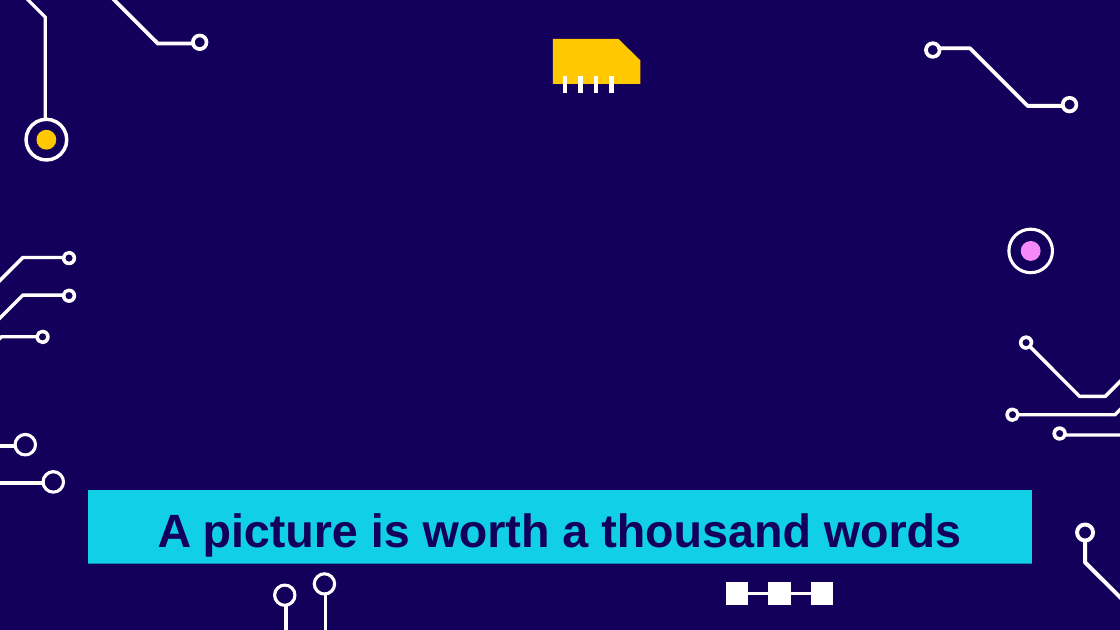
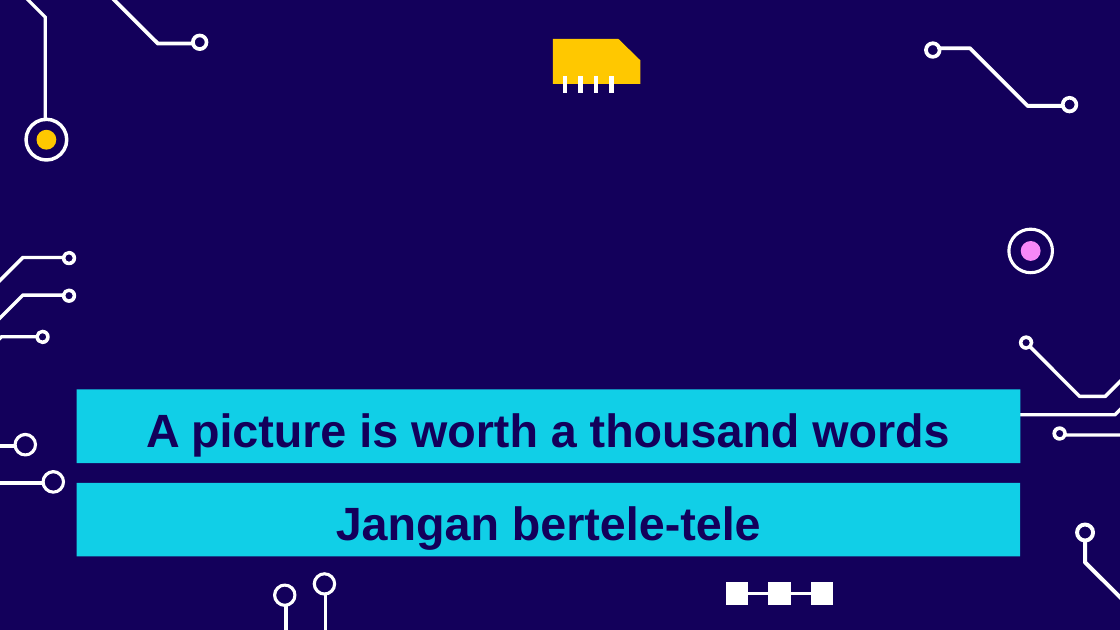
Before and after one commit to chariotofthesun/kkngenap2024, a slide deck: slide 15 of Peeeeeeeeenjk Eksebissii KKN Reg2024.pptx. Drawn at 1120x630 pixels with LibreOffice and Linux fonts; fonts in the diff are those of the drawing; background and template pictures are left out. Boxes give left, top, right and bottom in pixels: in the first picture for what was removed or moved away, otherwise in the second. Text is boxed around its words. In the diff, an @@ line names an element or a change of style, - is before the commit and + after.

```diff
--- a/Peeeeeeeeenjk Eksebissii KKN Reg2024.pptx
+++ b/Peeeeeeeeenjk Eksebissii KKN Reg2024.pptx
@@ text "A picture is worth a ...": place and size @@
-text "A picture is worth a ..." at <box>88,491,1033,564</box>
+text "A picture is worth a ..." at <box>76,390,1020,464</box>
@@ rectangle added at <box>76,483,1020,557</box>, fill #11CFE7, 30 pt, text #13005B, bold @@
+Jangan bertele-tele
```
Also in this commit, not shown: 7 other slides changed.
